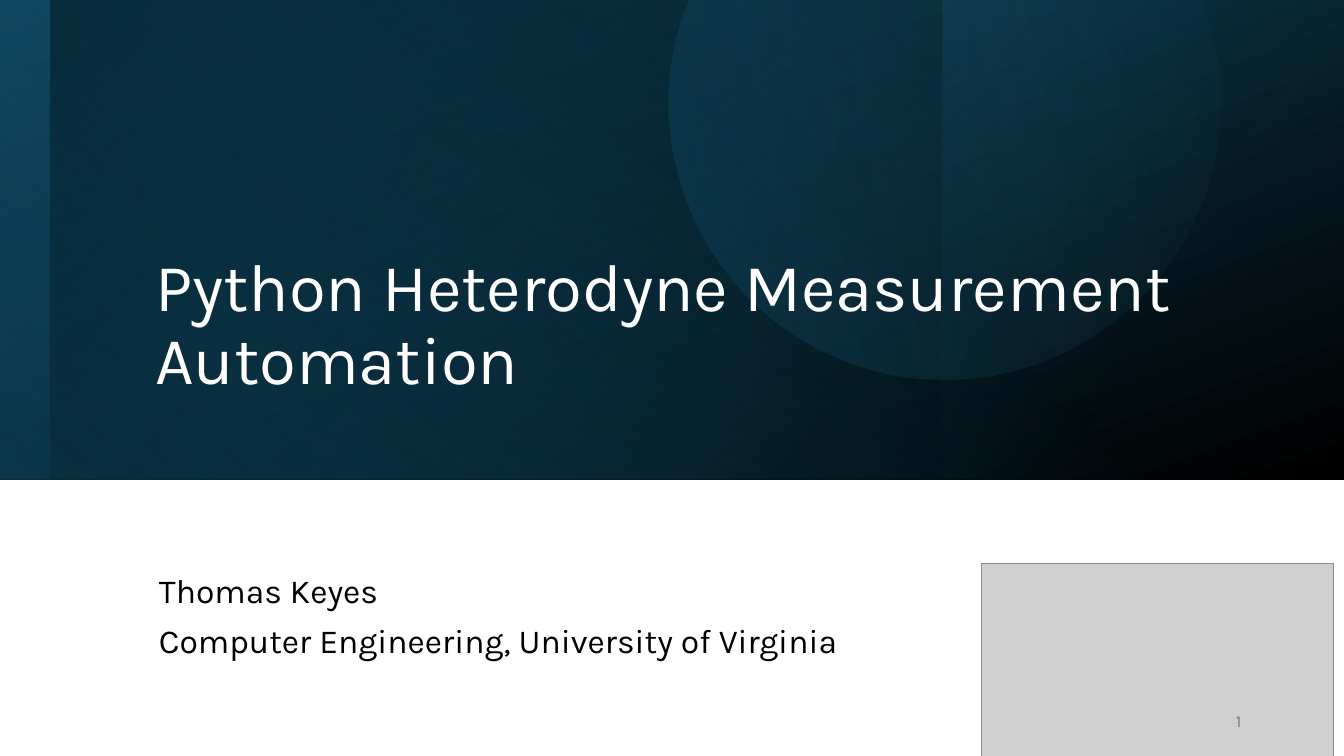
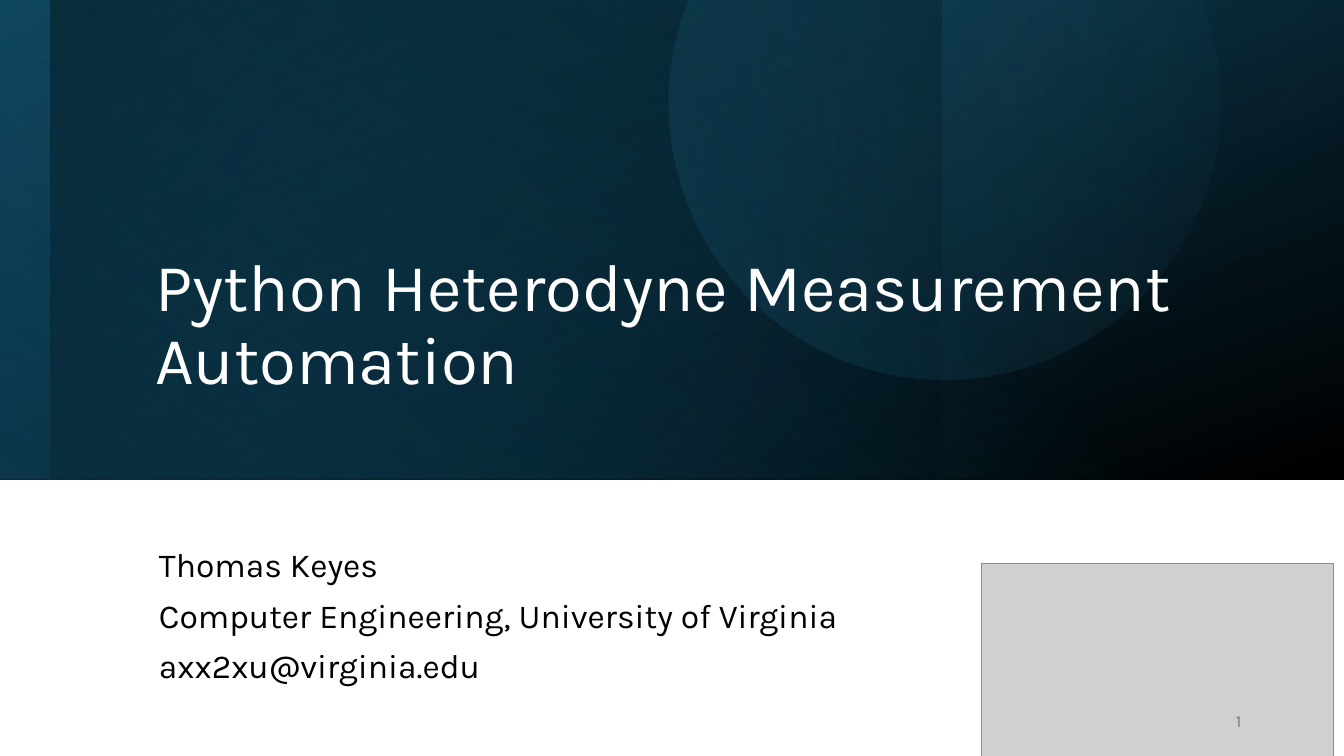
Before and after one commit to axx2xu/heterodyne, a slide deck: slide 1 of Python Heterodyne Measurement Automation Slides.pptx. Drawn at 1344x756 pixels with LibreOffice and Linux fonts; fonts in the diff are those of the drawing; grey boxes stand for pictures. Boxes give left, top, right and bottom in pixels: in the first picture for what was removed or moved away, otherwise in the second. Text is boxed around its words. In the diff, an @@ line names an element or a change of style, - is before the commit and + after.

```diff
--- a/Python Heterodyne Measurement Automation Slides.pptx
+++ b/Python Heterodyne Measurement Automation Slides.pptx
@@ subtitle at bbox=[159, 655, 480, 687]: paragraph added @@
+axx2xu@virginia.edu
```
Also in this commit, not shown: 7 other slides changed, 4 slides added, 1 slide removed, 10 other files.
